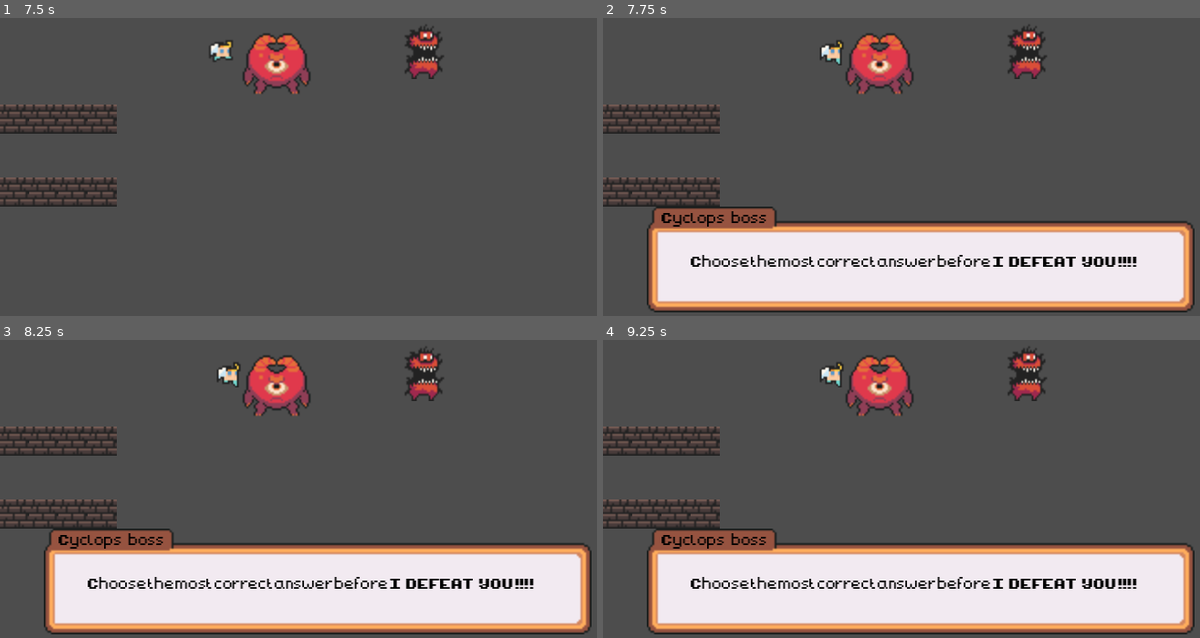
Above: before the commit, frames 1-4 (two rows, left to right).
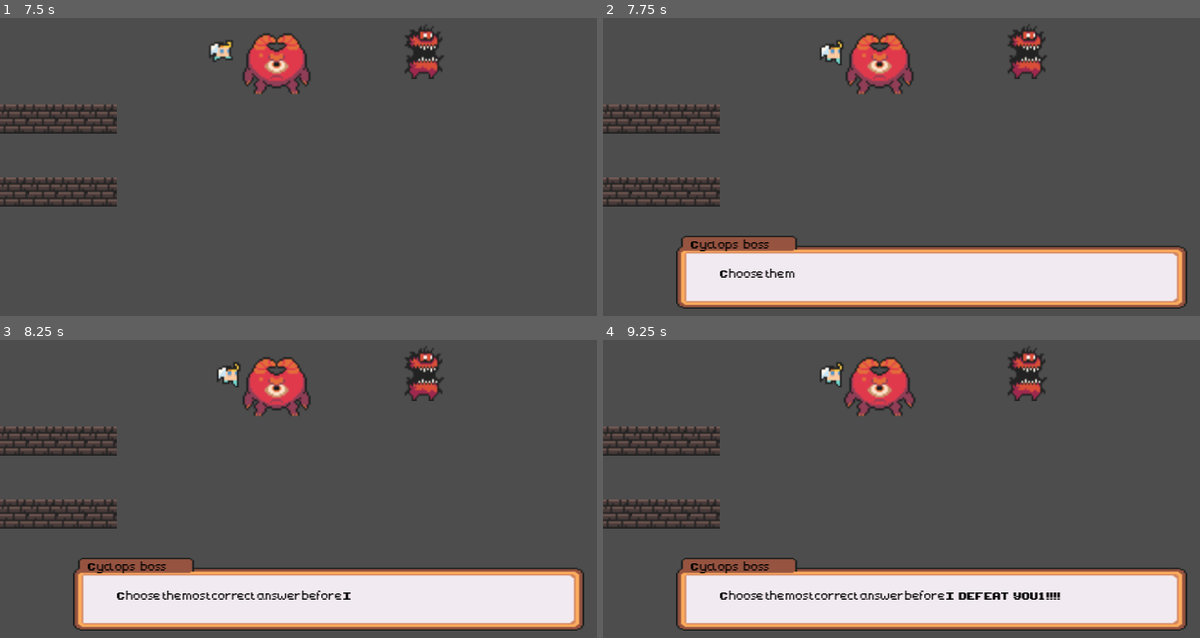
Above: after the commit, the same moments.

Repository: Takaman/Godot-Project
Game: Godot game, scene res://World/dungeon_world.tscn
Same seed, same stepped clock (60 frames per second), same inputs: the game is played once before the commit and once after it. Before the commit the project starts from res://dungeon_world.tscn.
Inputs:
- Up to frame 1 (7.5 s): tap Enter at 0.5 s; hold Right (ui_right) 0.53-1.28 s; hold Down (ui_down) 1.28-2.03 s; hold Right (ui_right) 2.03-2.78 s; hold Up (ui_up) 2.78-3.53 s; hold Left (ui_left) 3.53-5.03 s; hold Down (ui_down) 5.03-5.78 s; hold Right (ui_right) 5.78-6.53 s; hold Up (ui_up) 6.53-7.28 s; hold Right (ui_right) from 7.28 s (still down)
- Up to frame 2 (7.75 s): keep holding Right (ui_right)
- Up to frame 3 (8.25 s): release Right (ui_right) at 8.03 s; hold Down (ui_down) from 8.03 s (still down)
- Up to frame 4 (9.25 s): release Down (ui_down) at 8.78 s; hold Left (ui_left) from 8.78 s (still down)

Frame 1 is identical in both runs. In frame 2, 17% of the frame differs, in the area x 7-100%, y 63-99%; in frame 3, 18%; in frame 4, 18%, in the area x 7-100%, y 5-99%.

Commit message:
Added typewrite and dialog scripts

Diff:
--- a/Dialogs/cyclop_dialog.tscn
+++ b/Dialogs/cyclop_dialog.tscn
@@ -1,19 +1,55 @@
-[gd_scene load_steps=3 format=3 uid="uid://bm4glchrtkrhl"]
+[gd_scene load_steps=4 format=3 uid="uid://bm4glchrtkrhl"]
 
 [ext_resource type="Texture2D" uid="uid://coti8vouhqdvg" path="res://frames/Dialog/DialogBox.png" id="1_nd3ub"]
 [ext_resource type="FontFile" uid="uid://cj1v84ckemfpw" path="res://frames/Dialog/Font/NormalFont.ttf" id="2_ymaa8"]
 
+[sub_resource type="GDScript" id="GDScript_vnaxr"]
+script/source = "extends Label
+
+var full_text =  \"Choose the most correct answer before I   DEFEAT   YOU1 !!!!\"
+var text_progress = 0
+
+var timer: Timer
+
+# Called when the node enters the scene tree for the first time.
+func _ready():
+	text = \"\"
+	timer = Timer.new()
+	timer.wait_time = 0.01
+	timer.one_shot = false
+	timer.connect(\"timeout\",Callable(self, \"_on_timer_timeout\"))
+	add_child(timer)
+	process_mode = Node.PROCESS_MODE_ALWAYS
+
+func start_typing():
+	text_progress = 0
+	text = \"\"
+	timer.start()
+
+func _on_timer_timeout():
+	if text_progress < len(full_text):
+		text_progress += 1
+		text = full_text.substr(0, text_progress)
+
+# Called every frame. 'delta' is the elapsed time since the previous frame.
+
+"
+
 [node name="cyclop_dialog" type="Control"]
 layout_mode = 3
 anchors_preset = 0
+offset_top = 64.0
+offset_bottom = 64.0
+metadata/_edit_group_ = true
 
 [node name="TextureRect" type="TextureRect" parent="."]
 layout_mode = 0
-offset_left = 16.0
-offset_top = 144.0
-offset_right = 316.0
-offset_bottom = 202.0
+offset_left = 32.0
+offset_top = 96.0
+offset_right = 312.0
+offset_bottom = 136.0
 texture = ExtResource("1_nd3ub")
+expand_mode = 1
 
 [node name="Label" type="Label" parent="TextureRect"]
 layout_mode = 0
@@ -22,18 +58,19 @@
 offset_bottom = 26.0
 theme_override_colors/font_color = Color(0, 0, 0, 1)
 theme_override_fonts/font = ExtResource("2_ymaa8")
-theme_override_font_sizes/font_size = 8
+theme_override_font_sizes/font_size = 6
 text = "Cyclops    boss"
 
-[node name="Label" type="Label" parent="TextureRect/Label"]
-offset_left = 16.0
-offset_top = 24.0
-offset_right = 261.0
-offset_bottom = 50.0
+[node name="Label2" type="Label" parent="TextureRect"]
+layout_mode = 0
+offset_left = 24.0
+offset_top = 16.0
+offset_right = 269.0
+offset_bottom = 42.0
 theme_override_colors/font_color = Color(0, 0, 0, 1)
 theme_override_fonts/font = ExtResource("2_ymaa8")
-theme_override_font_sizes/font_size = 8
-text = "Choose the most correct answer before I   DEFEAT   YOU !!!!"
+theme_override_font_sizes/font_size = 6
+script = SubResource("GDScript_vnaxr")
 
 [node name="Control" type="Control" parent="."]
 anchors_preset = 0
--- a/Enemy/cyclop_boss.gd
+++ b/Enemy/cyclop_boss.gd
@@ -7,7 +7,12 @@
 
 # Variables for movement and physics
 var direction = 1
+var dialog_shown = false #Tracking whether dialog has already been shown
+var dialog_open_time = 0 #Tracking how long the dialog has already been open
+var close_dialog = false #Whether dialog can be closed or not
 @onready var animationPlayer = get_node("AnimatedSprite2D")
+@onready var cyclop_dialog_box = get_node("/root/DungeonWorld/cyclop_dialog")
+@onready var cyclop_dialog_label = get_node("/root/DungeonWorld/cyclop_dialog/TextureRect/Label2")
 
 func _ready():
 	add_to_group("Boss")
@@ -15,20 +20,34 @@
 	var player = get_node("/root/DungeonWorld/Player")
 	player.connect("collided_with_boss", Callable(self , "_on_player_collided_with_boss"))
 	animationPlayer.play("idle")
-	# Register the _on_body_entered signal
+	process_mode = Node.PROCESS_MODE_ALWAYS #So that the node still processes after pausing for dialog
 
 # Called when the node enters the scene tree for the first time.
 # Called every frame. 'delta' is the elapsed time since the previous frame.
 func _process(delta):
+	#If the dialog has been set to true, it runs the timer
+	if dialog_shown:
+		dialog_open_time += delta
+		if dialog_open_time > 2:
+			close_dialog = true
 	pass
 
 
+func _input(event):
+	if event is InputEventKey and event.is_pressed() and close_dialog:
+		#A key pressed. Means skip the dialog
+		cyclop_dialog_box.hide()
+		get_tree().paused = false
+		dialog_open_time = 0
+		close_dialog = false
+
 func show_popout_interface():
-	var cyclop_dialog_box = get_node("/root/DungeonWorld/cyclop_dialog")
+	cyclop_dialog_label.start_typing()
 	cyclop_dialog_box.show()
 	get_tree().paused = true
 
 func _on_area_2d_body_entered(body):
-	if body.is_in_group("Player"):
+	if body.is_in_group("Player") and not dialog_shown:
 		print("Detected!")
 		show_popout_interface()
+		dialog_shown = true
--- a/dungeon_world.gd
+++ b/World/dungeon_world.gd
@@ -3,6 +3,7 @@
 
 # Called when the node enters the scene tree for the first time.
 func _ready():
+
 	pass # Replace with function body.
 
 
@@ -13,10 +14,3 @@
 # assuming your button is a Button node
 @onready var button = get_node("Button")  # replace with the actual path to your button
 @onready var cyclop_dialog_box = get_node("cyclop_dialog")
-
-
-
-# connect the button's pressed signal to this method
-func _on_Button_pressed():
-	cyclop_dialog_box.hide()
-	get_tree().paused = false
--- /dev/null
+++ b/World/dungeon_world.tscn
@@ -0,0 +1,64 @@
+[gd_scene load_steps=7 format=3 uid="uid://k1de1llgl8k"]
+
+[ext_resource type="Script" path="res://World/dungeon_world.gd" id="1_87pf4"]
+[ext_resource type="PackedScene" uid="uid://kma828pwdjle" path="res://Player/player.tscn" id="2_rwmkl"]
+[ext_resource type="PackedScene" uid="uid://cqsgobxhcq3d7" path="res://World/walls.tscn" id="3_2ppl1"]
+[ext_resource type="Texture2D" uid="uid://6ro3b42bb5wj" path="res://frames/big_demon_idle_anim_f0.png" id="4_rv5b3"]
+[ext_resource type="PackedScene" uid="uid://bkv7vbdsk5sj0" path="res://Enemy/cyclop_boss.tscn" id="5_lwpgy"]
+[ext_resource type="PackedScene" uid="uid://bm4glchrtkrhl" path="res://Dialogs/cyclop_dialog.tscn" id="6_kixqa"]
+
+[node name="DungeonWorld" type="Node2D"]
+y_sort_enabled = true
+script = ExtResource("1_87pf4")
+
+[node name="Player" parent="." instance=ExtResource("2_rwmkl")]
+position = Vector2(38, 90)
+
+[node name="Walls" parent="." instance=ExtResource("3_2ppl1")]
+y_sort_enabled = true
+position = Vector2(40, 112)
+
+[node name="Walls2" parent="." instance=ExtResource("3_2ppl1")]
+y_sort_enabled = true
+position = Vector2(56, 112)
+
+[node name="BigDemonIdleAnimF0" type="Sprite2D" parent="."]
+position = Vector2(232, 32)
+scale = Vector2(0.9375, 1)
+texture = ExtResource("4_rv5b3")
+
+[node name="Walls3" parent="." instance=ExtResource("3_2ppl1")]
+position = Vector2(8, 112)
+
+[node name="Walls4" parent="." instance=ExtResource("3_2ppl1")]
+y_sort_enabled = true
+position = Vector2(24, 112)
+
+[node name="CyclopBoss" parent="." instance=ExtResource("5_lwpgy")]
+position = Vector2(152, 40)
+
+[node name="cyclop_dialog" parent="." instance=ExtResource("6_kixqa")]
+visible = false
+offset_left = 8.0
+offset_top = 40.0
+offset_right = 8.0
+offset_bottom = 40.0
+
+[node name="Walls5" parent="." instance=ExtResource("3_2ppl1")]
+position = Vector2(8, 72)
+
+[node name="Walls6" parent="." instance=ExtResource("3_2ppl1")]
+position = Vector2(24, 72)
+
+[node name="Walls7" parent="." instance=ExtResource("3_2ppl1")]
+position = Vector2(40, 72)
+
+[node name="Walls8" parent="." instance=ExtResource("3_2ppl1")]
+position = Vector2(56, 72)
+
+[node name="Button" type="Button" parent="."]
+visible = false
+offset_left = 304.0
+offset_top = 160.0
+offset_right = 312.0
+offset_bottom = 168.0
--- a/dungeon_world.tscn
+++ /dev/null
@@ -1,64 +0,0 @@
-[gd_scene load_steps=7 format=3 uid="uid://k1de1llgl8k"]
-
-[ext_resource type="Script" path="res://dungeon_world.gd" id="1_4h7ue"]
-[ext_resource type="Texture2D" uid="uid://6ro3b42bb5wj" path="res://frames/big_demon_idle_anim_f0.png" id="1_15ovg"]
-[ext_resource type="PackedScene" uid="uid://bkv7vbdsk5sj0" path="res://Enemy/cyclop_boss.tscn" id="4_ci8ey"]
-[ext_resource type="PackedScene" uid="uid://kma828pwdjle" path="res://Player/player.tscn" id="5_bpg8k"]
-[ext_resource type="PackedScene" uid="uid://bm4glchrtkrhl" path="res://Dialogs/cyclop_dialog.tscn" id="5_s5xwg"]
-[ext_resource type="PackedScene" uid="uid://cqsgobxhcq3d7" path="res://World/walls.tscn" id="12_qjswu"]
-
-[node name="DungeonWorld" type="Node2D"]
-y_sort_enabled = true
-script = ExtResource("1_4h7ue")
-
-[node name="Player" parent="." instance=ExtResource("5_bpg8k")]
-position = Vector2(38, 90)
-
-[node name="Walls" parent="." instance=ExtResource("12_qjswu")]
-y_sort_enabled = true
-position = Vector2(40, 112)
-
-[node name="Walls2" parent="." instance=ExtResource("12_qjswu")]
-y_sort_enabled = true
-position = Vector2(56, 112)
-
-[node name="BigDemonIdleAnimF0" type="Sprite2D" parent="."]
-position = Vector2(232, 32)
-scale = Vector2(0.9375, 1)
-texture = ExtResource("1_15ovg")
-
-[node name="Walls3" parent="." instance=ExtResource("12_qjswu")]
-position = Vector2(8, 112)
-
-[node name="Walls4" parent="." instance=ExtResource("12_qjswu")]
-y_sort_enabled = true
-position = Vector2(24, 112)
-
-[node name="CyclopBoss" parent="." instance=ExtResource("4_ci8ey")]
-position = Vector2(152, 40)
-
-[node name="cyclop_dialog" parent="." instance=ExtResource("5_s5xwg")]
-visible = false
-offset_left = 8.0
-offset_top = -24.0
-offset_right = 8.0
-offset_bottom = -24.0
-
-[node name="Walls5" parent="." instance=ExtResource("12_qjswu")]
-position = Vector2(8, 72)
-
-[node name="Walls6" parent="." instance=ExtResource("12_qjswu")]
-position = Vector2(24, 72)
-
-[node name="Walls7" parent="." instance=ExtResource("12_qjswu")]
-position = Vector2(40, 72)
-
-[node name="Walls8" parent="." instance=ExtResource("12_qjswu")]
-position = Vector2(56, 72)
-
-[node name="Button" type="Button" parent="."]
-visible = false
-offset_left = 304.0
-offset_top = 160.0
-offset_right = 312.0
-offset_bottom = 168.0
--- a/project.godot
+++ b/project.godot
@@ -11,7 +11,7 @@
 [application]
 
 config/name="Godot Project"
-run/main_scene="res://dungeon_world.tscn"
+run/main_scene="res://World/dungeon_world.tscn"
 config/features=PackedStringArray("4.0", "Forward Plus")
 config/icon="res://icon.svg"
 
